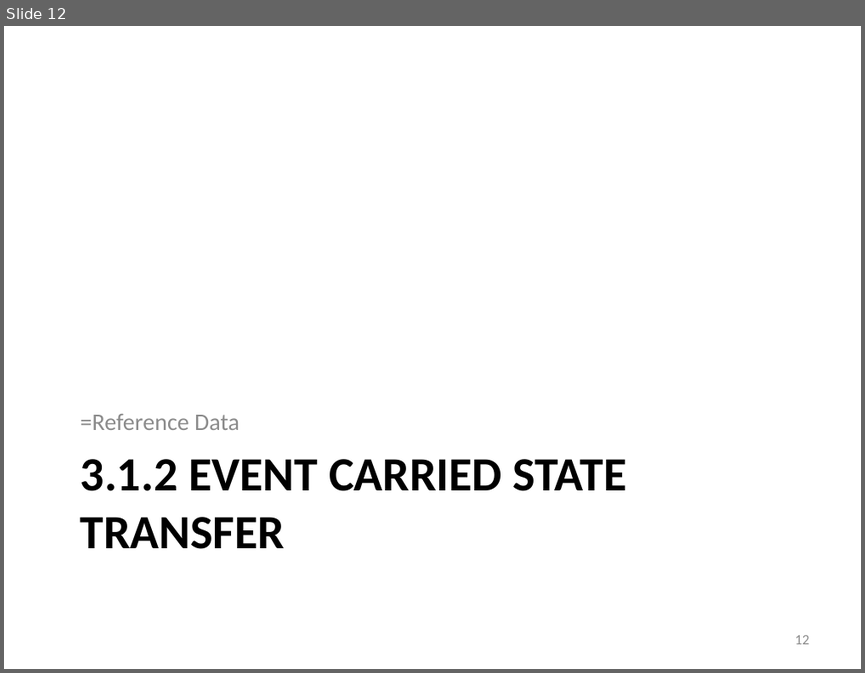
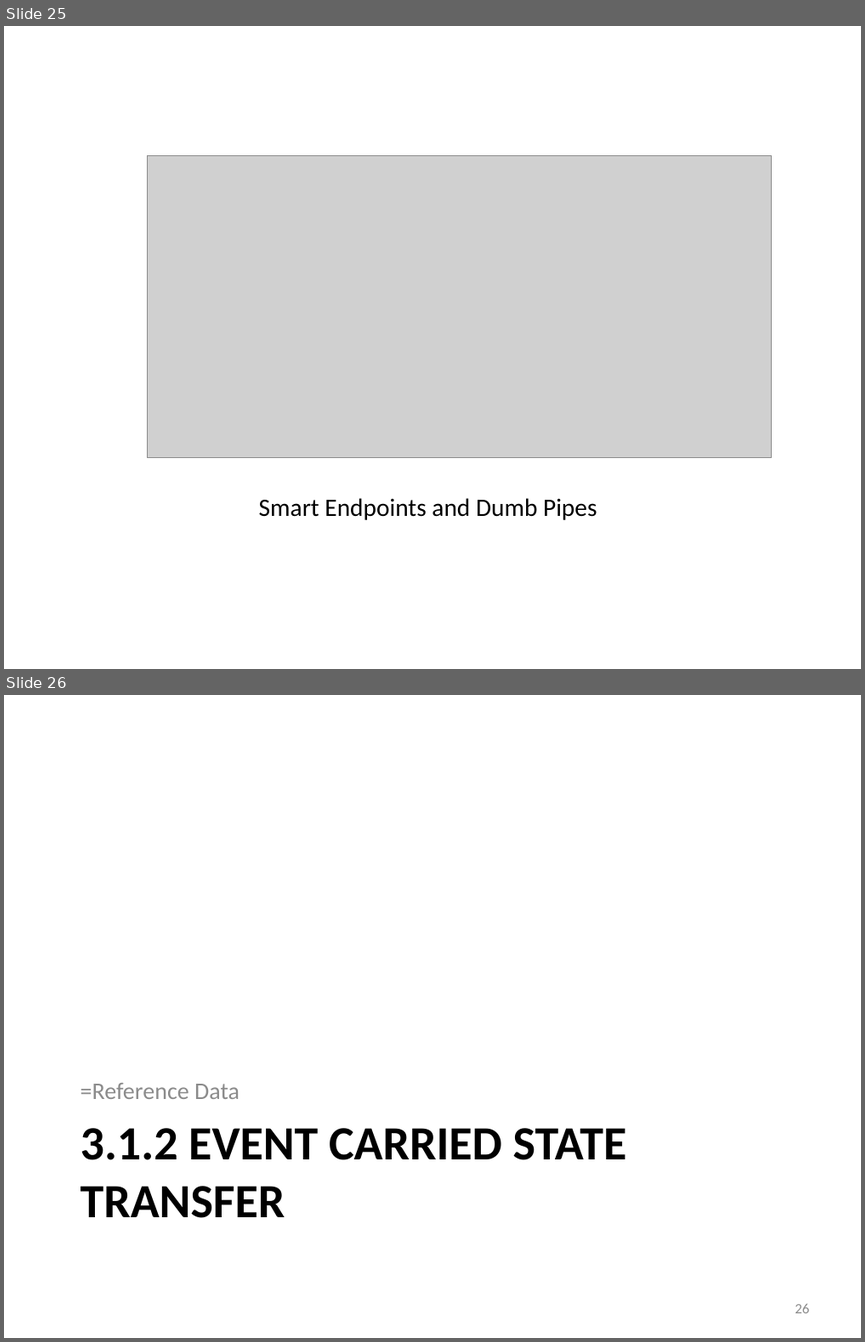
Before and after one commit to iancooper/Presentations, a slide deck: Practical Messaging - Day 2 New.pptx. Shown one above the other, each under a label of ours: slide 12 before the commit, slides 25 and 26 after it. The pictures are 865x673 and 865x1342 pixels, drawn with LibreOffice and Linux fonts; fonts in the diff are those of the drawing; grey boxes stand for pictures. Boxes give left, top, right and bottom in pixels: in the first picture for what was removed or moved away, otherwise in the second. Text is boxed around its words. In the diff, an @@ line names an element or a change of style, - is before the commit and + after.

```diff
--- a/Practical Messaging - Day 2 New.pptx
+++ b/Practical Messaging - Day 2 New.pptx
@@ slide 25 added at (4,26,861,669), background #FFFFFF @@
@@ picture added at (148,156,772,458) @@
@@ text added at (259,498,596,520), 21 pt, text #000000 @@
+Smart Endpoints and Dumb Pipes
@@ what was slide 12 is now slide 26 @@
@@ page number at (794,1304,809,1313): text changed @@
-12
+26
```
Also in this commit, not shown: 13 other slides added, 1 slide removed.
